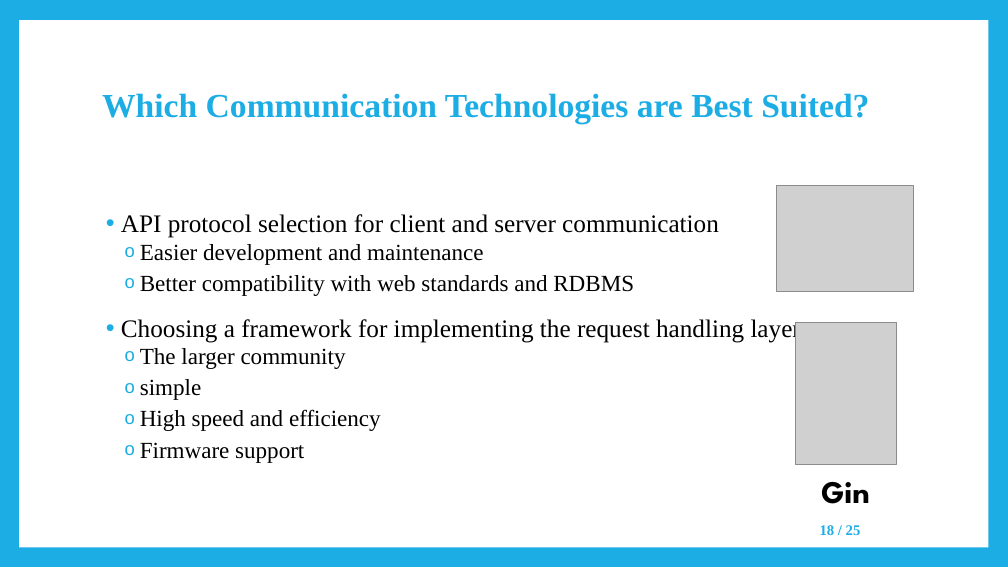
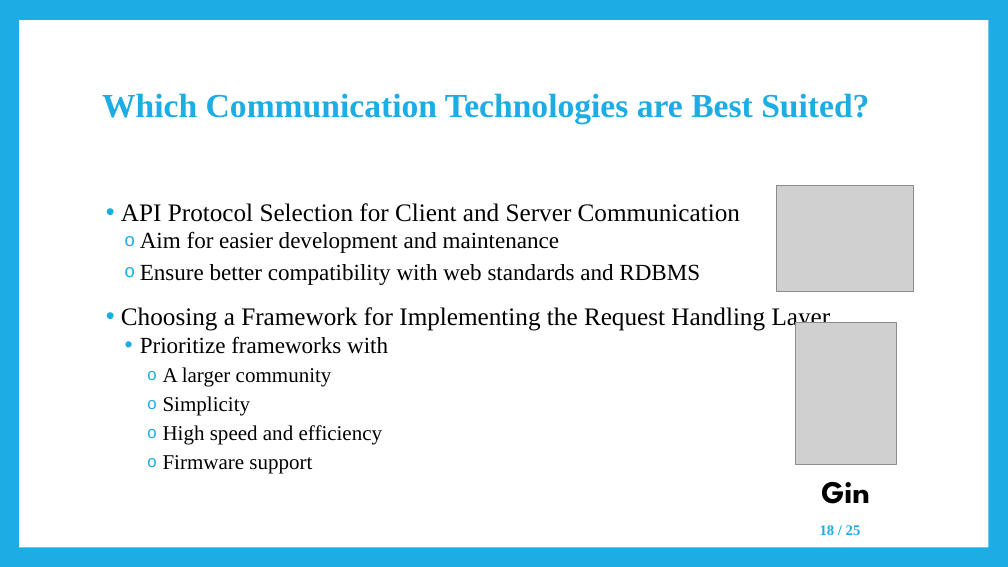
Before and after one commit to negarK2000/Presentation, a slide deck: slide 18 of SavingsFundsManagementSystems/SavingsFundsManagementSystems_Presentation.pptx. Drawn at 1008x567 pixels with LibreOffice and Linux fonts; fonts in the diff are those of the drawing; grey boxes stand for pictures. Boxes give left, top, right and bottom in pixels: in the first picture for what was removed or moved away, otherwise in the second. Text is boxed around its words. In the diff, an @@ line names an element or a change of style, - is before the commit and + after.

```diff
--- a/SavingsFundsManagementSystems/SavingsFundsManagementSystems_Presentation.pptx
+++ b/SavingsFundsManagementSystems/SavingsFundsManagementSystems_Presentation.pptx
@@ text at (121, 203, 831, 416): text changed; size 24 to 22 pt @@
-• API protocol selection for client and server communication
-  o Easier development and maintenance
-  o Better compatibility with web standards and RDBMS
-• Choosing a framework for implementing the request handling layer
-  o The larger community
-  o simple
+• API Protocol Selection for Client and Server Communication
+  o Aim for easier development and maintenance
+  o Ensure better compatibility with web standards and RDBMS
+• Choosing a Framework for Implementing the Request Handling Layer
+  • Prioritize frameworks with
+    o A larger community
+    o Simplicity
@@ text at (163, 425, 383, 474): size 22 to 20 pt in "High speed and efficiency", "Firmware support"; list level 2 to 3 in "High speed and efficiency"; list level 2 to 3 in "Firmware support" @@
```
Also in this commit, not shown: 18 other slides changed, 11 other files.
